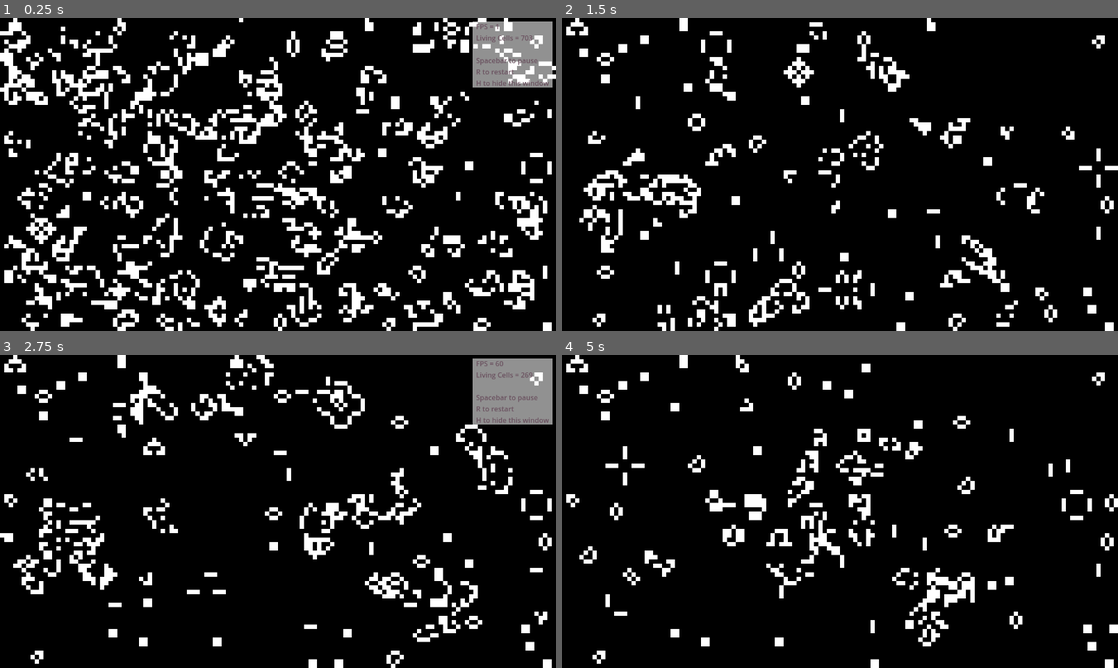
Above: before the commit, frames 1-4 (two rows, left to right).
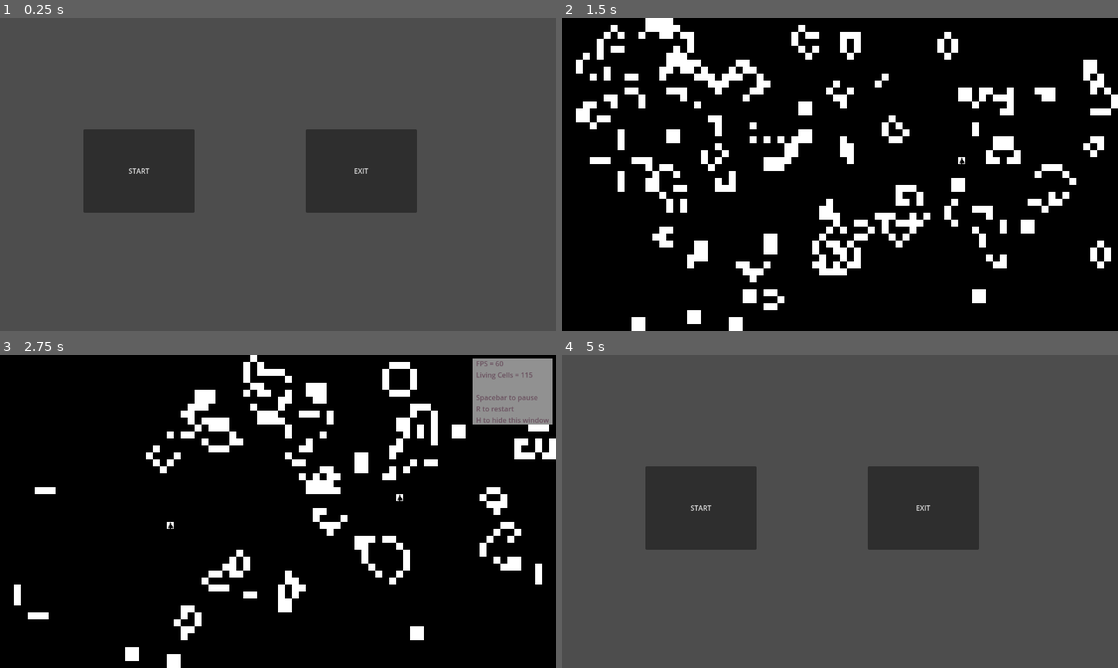
Above: after the commit, the same moments.

Repository: Karsteski/Game-of-Life-Godot
Game: Godot game, scene res://menu.tscn
Same seed, same stepped clock (60 frames per second), same inputs: the game is played once before the commit and once after it. Before the commit the project starts from res://main.tscn.
Inputs (mouse positions are in pixels of both pictures, inside the frame that each line leads up to):
- Up to frame 1 (0.25 s): no input
- Up to frame 2 (1.5 s): click (701, 171) at 0.5 s, where only the run after the commit has a clickable "START"; move the mouse to (962, 158) at 1.27 s; tap H (hide_window) at 1.35 s; click (962, 158) at 1.42 s
- Up to frame 3 (2.75 s): move the mouse to (166, 527) at 2.02 s; tap H (hide_window) at 2.1 s; click (166, 527) at 2.17 s
- Up to frame 4 (5 s): move the mouse to (895, 442) at 2.77 s; tap H (hide_window) at 2.85, 3.6, 4.35 s; click (895, 442) at 2.92 s; move the mouse to (812, 574) at 3.52 s; click (812, 574) at 3.67 s; move the mouse to (1006, 558) at 4.27 s; click (1006, 558) at 4.42 s; tap Escape (ui_cancel) at 4.9 s

The runs differ from the first frame. In frame 1, 100% of the frame differs, in the area x 0-100%, y 0-100%; in frame 2, 18%; in frame 3, 15%; in frame 4, 100%.

Commit message:
Switched to using TileMapLayer for rendering game. Added a menu

Diff:
--- a/main.gd
+++ b/main.gd
@@ -1,9 +1,11 @@
 extends Node2D
 
-const CELL_SIZE := 10
+const CELL_SIZE := 16
 var cells_to_draw = []
 var is_game_paused = false
 var living_cells = 0
+
+signal game_exited
 
 func generate_cells(num_x: int, num_y: int) -> Array:
 	var cells = []
@@ -70,6 +72,36 @@
 
 	return new_cells
 
+func draw_cells(cells: Array) -> void:
+	const WHITE_TILE = Vector2i(7, 7)
+	const BLACK_TILE = Vector2i(3, 3)
+	const CLICKED_TILE = Vector2i(4,3)
+	const TILE_SOURCE = 1
+
+	for x in range(cells.size()):
+		for y in range(cells[x].size()):
+			var cell_atlas_coords: Vector2i = $TileMapLayer.get_cell_atlas_coords(Vector2i(x,y))
+
+			if cell_atlas_coords != CLICKED_TILE:
+				$TileMapLayer.set_cell(Vector2i(x,y), TILE_SOURCE, WHITE_TILE if cells[x][y] else BLACK_TILE)
+
+func draw_clicked_cell(click_position: Vector2) -> void:
+	var cell_coords: Vector2i = $TileMapLayer.local_to_map(click_position)
+	print("cell_coords = ", cell_coords)
+	print("click_pos = ", click_position)
+
+	const TILE_SOURCE = 1
+	const CLICKED_TILE = Vector2i(4,3)
+
+	$TileMapLayer.set_cell(cell_coords, TILE_SOURCE, CLICKED_TILE)
+
+
+# Called when there is an input event
+func _input(event):
+	if event is InputEventMouseButton and event.pressed and event.button_index == MOUSE_BUTTON_LEFT:
+		draw_clicked_cell(event.position)
+
+
 # Called when the node enters the scene tree for the first time.
 func _ready():
 	var dimensions = get_viewport_rect()
@@ -84,7 +116,7 @@
 	if not is_game_paused:
 		new_cells = next_iteration(cells_to_draw)
 		cells_to_draw = new_cells
-		queue_redraw()
+		# queue_redraw()
 
 	# Toggle the pausing of the game
 	if Input.is_action_just_pressed("pause_game") and not is_game_paused:
@@ -103,6 +135,12 @@
 		var num_y = dimensions.size.y / CELL_SIZE
 		cells_to_draw = generate_cells(num_x, num_y)
 
+	if Input.is_action_just_pressed("ui_cancel"):
+		game_exited.emit()
+		queue_free()
+
+
+
 	# The label used to show data to the player
 	var info_text = """FPS = %d
 	Living Cells = %d
@@ -117,9 +155,13 @@
 	# Get rid of annoying warning about unused variable
 	var _delta = delta
 
+	draw_cells(cells_to_draw)
+
+
 func _draw():
-	for x in range(cells_to_draw.size()):
-		for y in range(cells_to_draw[x].size()):
-			draw_rect(Rect2(x * CELL_SIZE, y * CELL_SIZE,
-				CELL_SIZE, CELL_SIZE),
-				Color.WHITE if cells_to_draw[x][y] else Color.BLACK)
+	# for x in range(cells_to_draw.size()):
+	# 	for y in range(cells_to_draw[x].size()):
+	# 		draw_rect(Rect2(x * CELL_SIZE, y * CELL_SIZE,
+	# 			CELL_SIZE, CELL_SIZE),
+	# 			Color.WHITE if cells_to_draw[x][y] else Color.BLACK)
+	pass
--- a/main.tscn
+++ b/main.tscn
@@ -1,6 +1,77 @@
-[gd_scene load_steps=2 format=3 uid="uid://dc8wx5o06ntbe"]
+[gd_scene load_steps=5 format=3 uid="uid://dc8wx5o06ntbe"]
 
 [ext_resource type="Script" path="res://main.gd" id="1_08s6l"]
+[ext_resource type="Texture2D" uid="uid://b82si03sjvlc3" path="res://tileset_1bit.png" id="2_rl84o"]
+
+[sub_resource type="TileSetAtlasSource" id="TileSetAtlasSource_vs4b6"]
+texture = ExtResource("2_rl84o")
+0:0/0 = 0
+1:0/0 = 0
+2:0/0 = 0
+3:0/0 = 0
+4:0/0 = 0
+5:0/0 = 0
+6:0/0 = 0
+7:0/0 = 0
+0:1/0 = 0
+1:1/0 = 0
+2:1/0 = 0
+3:1/0 = 0
+4:1/0 = 0
+5:1/0 = 0
+6:1/0 = 0
+7:1/0 = 0
+0:2/0 = 0
+1:2/0 = 0
+2:2/0 = 0
+3:2/0 = 0
+4:2/0 = 0
+5:2/0 = 0
+6:2/0 = 0
+7:2/0 = 0
+0:3/0 = 0
+1:3/0 = 0
+2:3/0 = 0
+3:3/0 = 0
+4:3/0 = 0
+5:3/0 = 0
+6:3/0 = 0
+7:3/0 = 0
+0:4/0 = 0
+1:4/0 = 0
+2:4/0 = 0
+3:4/0 = 0
+4:4/0 = 0
+5:4/0 = 0
+6:4/0 = 0
+7:4/0 = 0
+0:5/0 = 0
+1:5/0 = 0
+2:5/0 = 0
+3:5/0 = 0
+4:5/0 = 0
+5:5/0 = 0
+6:5/0 = 0
+7:5/0 = 0
+0:6/0 = 0
+1:6/0 = 0
+2:6/0 = 0
+3:6/0 = 0
+4:6/0 = 0
+5:6/0 = 0
+6:6/0 = 0
+7:6/0 = 0
+0:7/0 = 0
+1:7/0 = 0
+2:7/0 = 0
+3:7/0 = 0
+4:7/0 = 0
+5:7/0 = 0
+6:7/0 = 0
+7:7/0 = 0
+
+[sub_resource type="TileSet" id="TileSet_2764c"]
+sources/1 = SubResource("TileSetAtlasSource_vs4b6")
 
 [node name="Game" type="Node2D"]
 script = ExtResource("1_08s6l")
@@ -40,3 +111,6 @@
 Spacebar to pause
 R to restart
 H to hide this window"
+
+[node name="TileMapLayer" type="TileMapLayer" parent="."]
+tile_set = SubResource("TileSet_2764c")
--- /dev/null
+++ b/menu.gd
@@ -0,0 +1,42 @@
+extends Control
+
+var game_scene = preload("res://main.tscn")
+
+
+func _on_startbutton_pressed():
+	if (game_scene):
+		var game_instance = game_scene.instantiate()
+
+		# Let the game be on a tree branch of its own
+		get_tree().get_root().add_child(game_instance)
+
+		print("Game started")
+	else:
+		print("Game failed to load")
+
+	var game_node = get_tree().get_root().get_node("Game")
+	game_node.game_exited.connect(_on_game_game_exited)
+
+	self.visible = false
+
+func _on_exitbutton_pressed():
+	print("Game exited")
+
+	get_tree().quit()
+
+func _on_game_game_exited():
+	self.visible = true
+
+# Called when the node enters the scene tree for the first time.
+func _ready() -> void:
+	var start_button = $StartButton
+	start_button.pressed.connect(_on_startbutton_pressed)
+
+	var exit_button = $ExitButton
+	exit_button.pressed.connect(_on_exitbutton_pressed)
+
+
+# Called every frame. 'delta' is the elapsed time since the previous frame.
+func _process(delta: float) -> void:
+
+	var _delta = delta # Squash unused variable warning
--- /dev/null
+++ b/menu.tscn
@@ -0,0 +1,27 @@
+[gd_scene load_steps=2 format=3 uid="uid://bamr47vc0f4fc"]
+
+[ext_resource type="Script" path="res://menu.gd" id="1_tg6w4"]
+
+[node name="Menu" type="Control"]
+layout_mode = 3
+anchors_preset = 15
+anchor_right = 1.0
+anchor_bottom = 1.0
+grow_horizontal = 2
+grow_vertical = 2
+script = ExtResource("1_tg6w4")
+
+[node name="StartButton" type="Button" parent="."]
+layout_mode = 0
+offset_left = 192.0
+offset_top = 256.0
+offset_right = 448.0
+offset_bottom = 448.0
+text = "START"
+
+[node name="ExitButton" type="Button" parent="."]
+offset_left = 704.0
+offset_top = 256.0
+offset_right = 960.0
+offset_bottom = 448.0
+text = "EXIT"
--- a/project.godot
+++ b/project.godot
@@ -11,8 +11,8 @@
 [application]
 
 config/name="John Conway's Game of Life"
-run/main_scene="res://main.tscn"
-config/features=PackedStringArray("4.1", "Forward Plus")
+run/main_scene="res://menu.tscn"
+config/features=PackedStringArray("4.3", "Forward Plus")
 config/icon="res://icon.svg"
 
 [display]
@@ -25,16 +25,16 @@
 
 pause_game={
 "deadzone": 0.5,
-"events": [Object(InputEventKey,"resource_local_to_scene":fa …(171 unchanged characters)… keycode":32,"key_label":0,"unicode":32,"echo":false,"script":null)
+"events": [Object(InputEventKey,"resource_local_to_scene":fa …(171 unchanged characters)… keycode":32,"key_label":0,"unicode":32,"location":0,"echo":false,"script":null)
 ]
 }
 restart_game={
 "deadzone": 0.5,
-"events": [Object(InputEventKey,"resource_local_to_scene":fa …(172 unchanged characters)… eycode":82,"key_label":0,"unicode":114,"echo":false,"script":null)
+"events": [Object(InputEventKey,"resource_local_to_scene":fa …(172 unchanged characters)… eycode":82,"key_label":0,"unicode":114,"location":0,"echo":false,"script":null)
 ]
 }
 hide_window={
 "deadzone": 0.5,
-"events": [Object(InputEventKey,"resource_local_to_scene":fa …(172 unchanged characters)… eycode":72,"key_label":0,"unicode":104,"echo":false,"script":null)
+"events": [Object(InputEventKey,"resource_local_to_scene":fa …(172 unchanged characters)… eycode":72,"key_label":0,"unicode":104,"location":0,"echo":false,"script":null)
 ]
 }
Binary file added: tileset_1bit.png
Not shown, added: tileset_1bit.png.import
